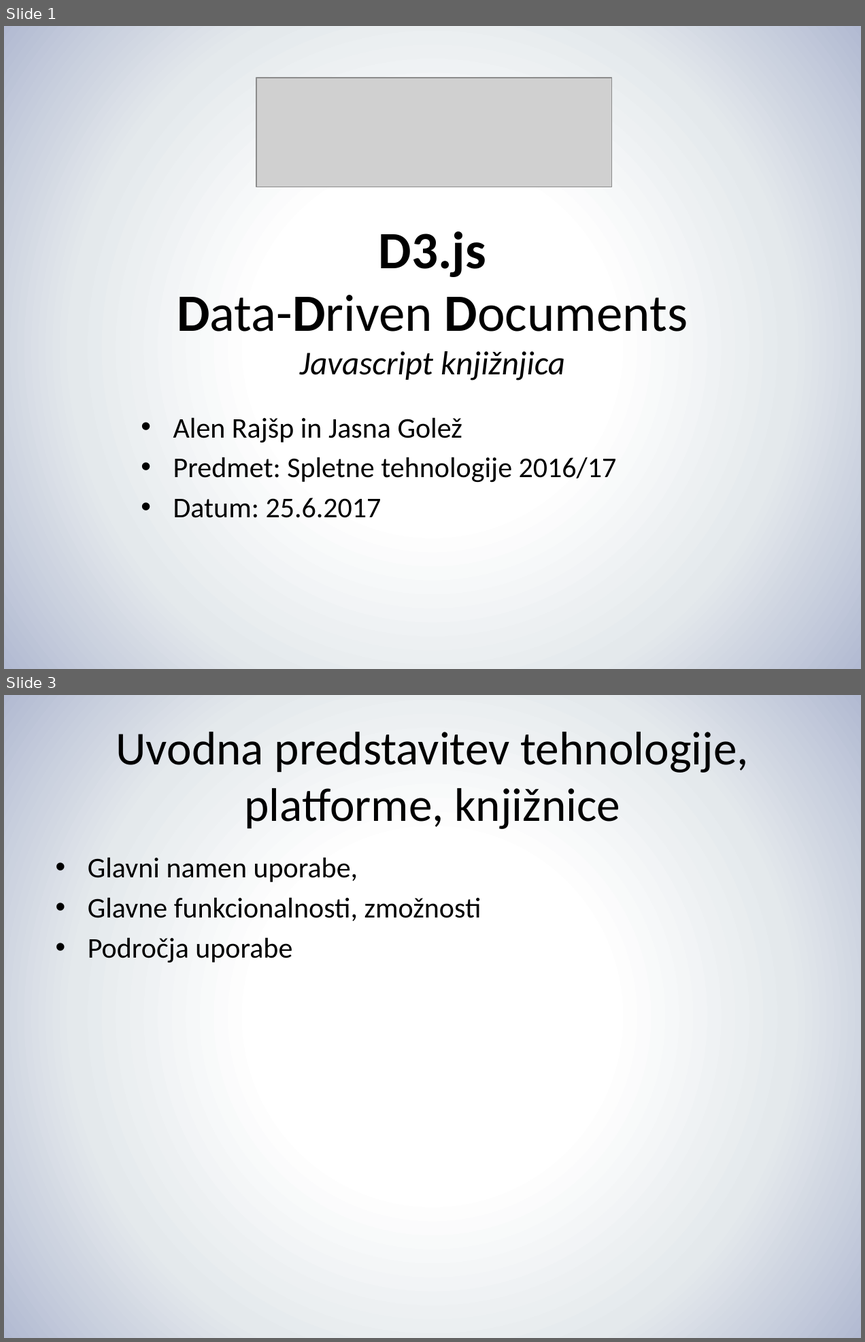
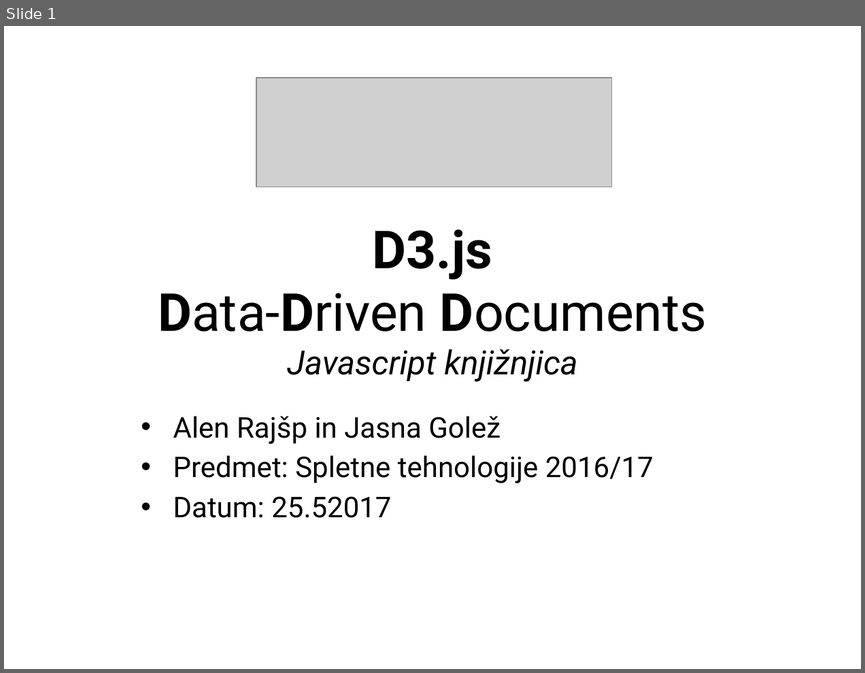
Before and after one commit to jasna19/GremoVun, a slide deck: D3/D3 Presentation/D3_Rajšp_Golež.pptx. Shown one above the other, each under a label of ours: slides 1 and 3 before the commit, slide 1 after it; the slides between them are not shown. The pictures are 865x1342 and 865x673 pixels, drawn with LibreOffice and Linux fonts; fonts in the diff are those of the drawing; grey boxes stand for pictures. Boxes give left, top, right and bottom in pixels: in the first picture for what was removed or moved away, otherwise in the second. Text is boxed around its words. In the diff, an @@ line names an element or a change of style, - is before the commit and + after.

```diff
--- a/D3/D3 Presentation/D3_Rajšp_Golež.pptx
+++ b/D3/D3 Presentation/D3_Rajšp_Golež.pptx
@@ slide 3 removed at <box>4,695,861,1338</box>, background gradient #FFFFFF to #E4E9EC to #B2BAD2 @@
@@ title removed at <box>116,732,748,829</box> @@
-Uvodna predstavitev tehnologije, platforme, knjižnice
@@ text removed at <box>88,857,481,962</box> @@
-• Glavni namen uporabe,
-• Glavne funkcionalnosti, zmožnosti
-• Področja uporabe
@@ slide 1 changed as well @@
@@ background gradient #FFFFFF to #E4E9EC to #B2BAD2 to #FFFFFF @@
@@ text "D3.js" at <box>158,229,706,382</box>: font Calibri to Roboto @@
@@ text at <box>173,416,653,483</box>: font Calibri to Roboto in "Alen Rajšp in Jasna Golež", "Predmet: Spletne tehnologije 2016/17" @@
@@ text at <box>173,496,391,518</box>: text changed; font Calibri to Roboto @@
-• Datum: 25.6.2017
+• Datum: 25.52017
```
Also in this commit, not shown: 6 other slides changed, 9 slides added, 4 other slides removed.
